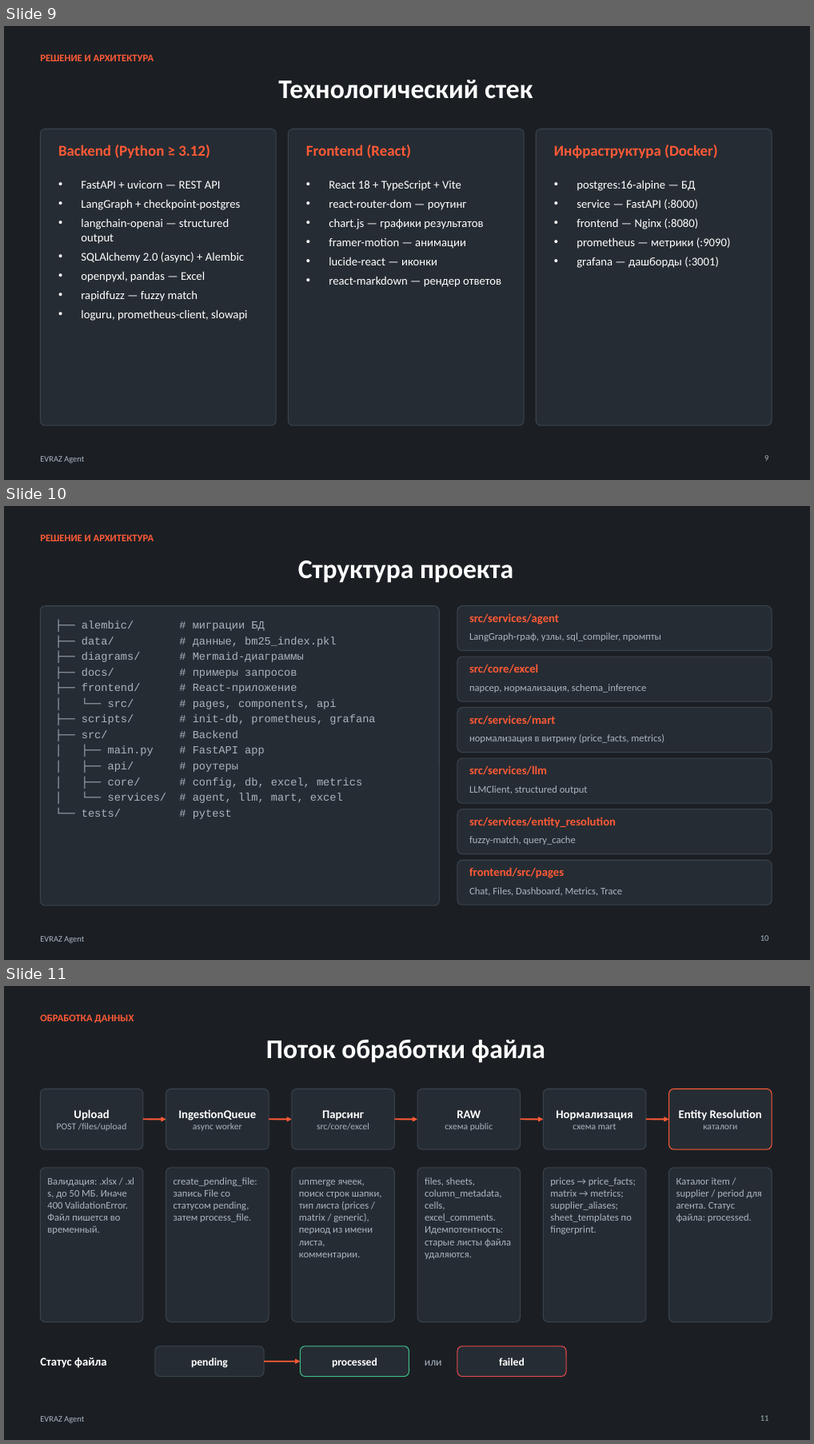
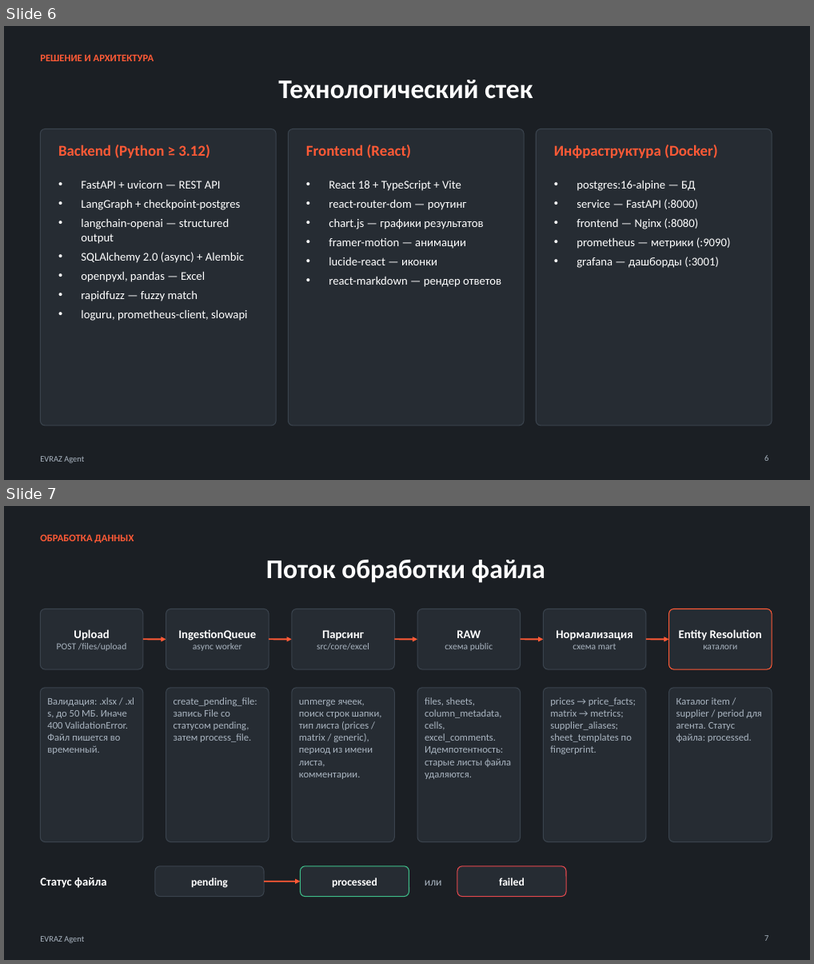
Before and after one commit to kostIT13/EVRAZ_ExcelAgent, a slide deck: data/EVRAZ_Agent_improved.pptx. Shown one above the other, each under a label of ours: slides 9, 10 and 11 before the commit, slides 6 and 7 after it. The pictures are 814x1444 and 814x964 pixels, drawn with LibreOffice and Linux fonts; fonts in the diff are those of the drawing. Boxes give left, top, right and bottom in pixels: in the first picture for what was removed or moved away, otherwise in the second. Text is boxed around its words. In the diff, an @@ line names an element or a change of style, - is before the commit and + after.

```diff
--- a/data/EVRAZ_Agent_improved.pptx
+++ b/data/EVRAZ_Agent_improved.pptx
@@ slide 10 removed at [4,506,810,960], background #FFFFFF; not listed: 2 template elements that a slide beside it also shows @@
@@ text removed at [40,535,154,541] @@
-РЕШЕНИЕ И АРХИТЕКТУРА
@@ title removed at [298,560,514,583] @@
-Структура проекта
@@ rounded rectangle removed at [40,606,439,905] @@
@@ text removed at [82,620,375,819] @@
-├── alembic/ # миграции БД
-├── data/ # данные, bm25_index.pkl
-├── diagrams/ # Mermaid-диаграммы
-├── docs/ # примеры запросов
-├── frontend/ # React-приложение
-│ └── src/ # pages, components, api
-├── scripts/ # init-db, prometheus, grafana
-├── src/ # Backend
-│ ├── main.py # FastAPI app
-│ ├── api/ # роутеры
-│ ├── core/ # config, db, excel, metrics
-│ └── services/ # agent, llm, mart, excel
-└── tests/ # pytest
@@ rounded rectangle removed at [458,606,772,651] @@
@@ text removed at [470,613,559,624] @@
-src/services/agent
@@ text removed at [470,632,662,641] @@
-LangGraph-граф, узлы, sql_compiler, промпты
@@ rounded rectangle removed at [458,656,772,701] @@
@@ text removed at [470,664,538,673] @@
-src/core/excel
@@ text removed at [470,684,646,692] @@
-парсер, нормализация, schema_inference
@@ rounded rectangle removed at [458,708,772,752] @@
@@ text removed at [470,715,555,724] @@
-src/services/mart
@@ text removed at [470,734,665,743] @@
-нормализация в витрину (price_facts, metrics)
@@ rounded rectangle removed at [458,758,772,803] @@
@@ text removed at [470,765,547,775] @@
-src/services/llm
@@ text removed at [470,785,588,794] @@
-LLMClient, structured output
@@ rounded rectangle removed at [458,809,772,854] @@
@@ text removed at [470,816,616,828] @@
-src/services/entity_resolution
@@ text removed at [470,836,576,844] @@
-fuzzy-match, query_cache
@@ rounded rectangle removed at [458,860,772,904] @@
@@ text removed at [470,867,564,878] @@
-frontend/src/pages
@@ text removed at [470,887,622,895] @@
-Chat, Files, Dashboard, Metrics, Trace
@@ page number removed at [761,935,770,940] @@
-10
@@ what was slide 9 is now slide 6 @@
@@ page number at [765,455,769,460]: text changed @@
-9
+6
@@ what was slide 11 is now slide 7 @@
@@ page number at [765,935,769,940]: text changed @@
-11
+7
```
Also in this commit, not shown: 4 slides changed, 12 other slides removed, 33 other files.
